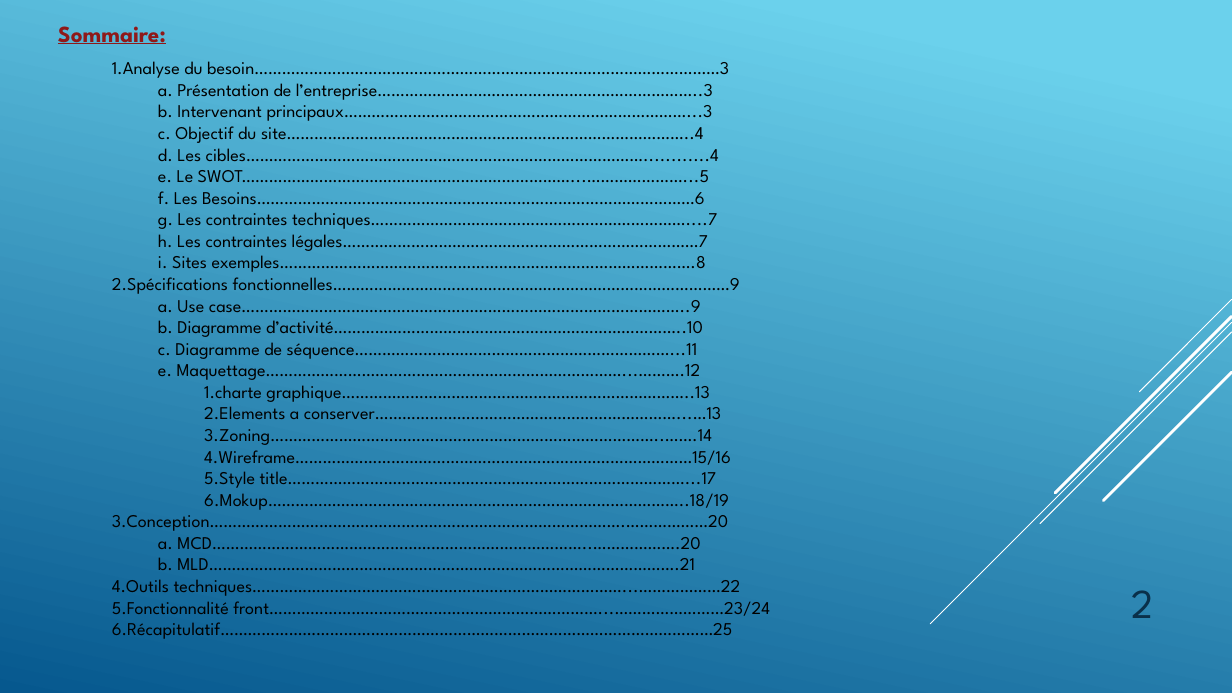
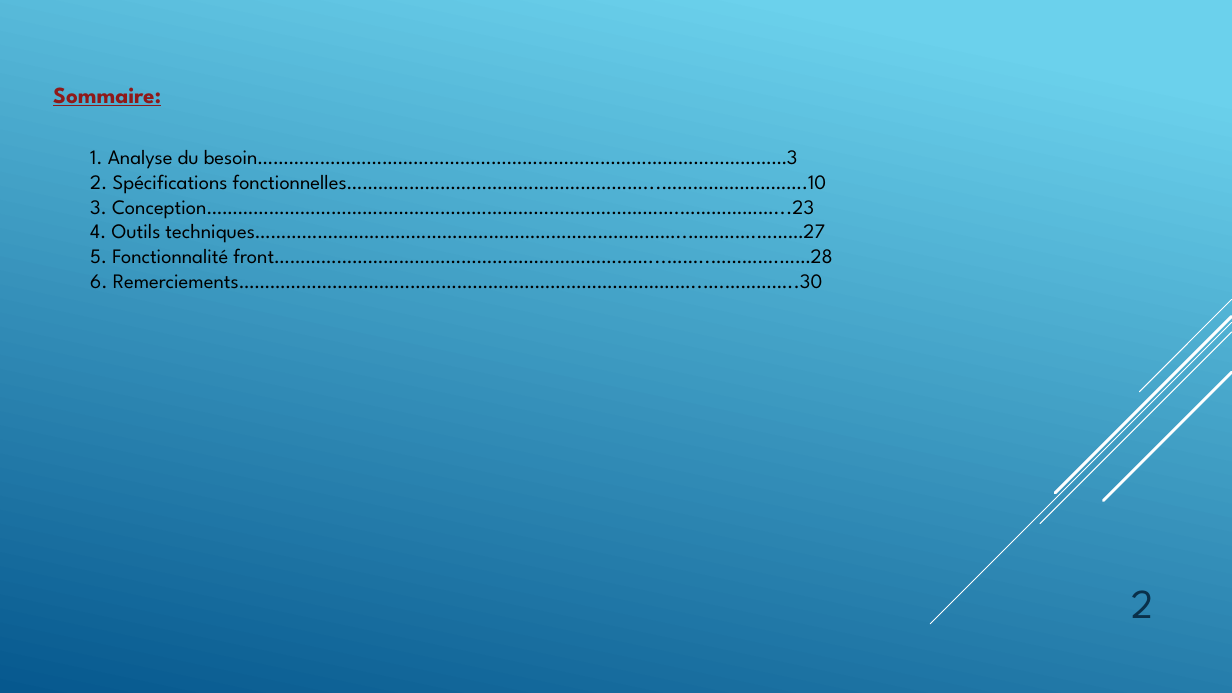
Before and after one commit to GillesP-dev/FilRouge, a slide deck: slide 2 of CDC/L_artiste.pptx. Drawn at 1232x693 pixels with LibreOffice and Linux fonts; fonts in the diff are those of the drawing. Boxes give left, top, right and bottom in pixels: in the first picture for what was removed or moved away, otherwise in the second. Text is boxed around its words. In the diff, an @@ line names an element or a change of style, - is before the commit and + after.

```diff
--- a/CDC/L_artiste.pptx
+++ b/CDC/L_artiste.pptx
@@ text "Sommaire:": place and size @@
-text "Sommaire:" at [58,26,166,44]
+text "Sommaire:" at [53,87,161,106]
@@ text at [90,150,832,289]: text changed; size 14 to 16 pt @@
-1.Analyse du besoin…………………………………………………………………………………………3
-a. Présentation de l’entreprise……………………………………………………………..3
-b. Intervenant principaux…………………………………………………………………...3
-c. Objectif du site……………………………………………………………………………..4
-d. Les cibles……………………………………………………………………………............4
-e. Le SWOT………………………………………………………………...…………………...5
-f. Les Besoins……………………………………………………………………………………6
-g. Les contraintes techniques……………………………………………………………....7
-h. Les contraintes légales……………………………………………………………………7
-i. Sites exemples……………………………………………………………………………….8
-2.Spécifications fonctionnelles……………………………………………………………………………9
-a. Use case……………………………………………………………………………………..9
-b. Diagramme d’activité…………………………………………………………………..10
-c. Diagramme de séquence……………………………………………………………...11
-e. Maquettage……………………………………………………………………...……….12
-1.charte graphique…………………………………………………………………..13
-2.Elements a conserver…………………………………………………………...…13
-3.Zoning…………………………………………………………………………..…….14
-4.Wireframe……………………………………………………………………………15/16
-5.Style title……………………………………………………………………………...17
-6.Mokup………………………………………………………………………………..18/19
-3.Conception……………………………………………………………………………….………………20
-a. MCD………………………………………………………………………..……………….20
-b. MLD………………………………………………………………………………………….21
-4.Outils techniques………………………………………………………………………...………………22
-5.Fonctionnalité front………………………………………………………………...……………………23/24
-6.Récapitulatif………………………………………………………………………………………………25
+1. Analyse du besoin…………………………………………………………………………………………3
+2. Spécifications fonctionnelles…………………………………………………...……………………….10
+3. Conception……………………………………………………………………………….………………...23
+4. Outils techniques………………………………………………………………………..………….………27
+5. Fonctionnalité front………………………………………………………………...……..………….……28
+6. Remerciements……………………………………………………………………………..….…………..30
```
Also in this commit, not shown: 2 other slides changed, 6 slides added, 3 slides removed, 4 other files.
